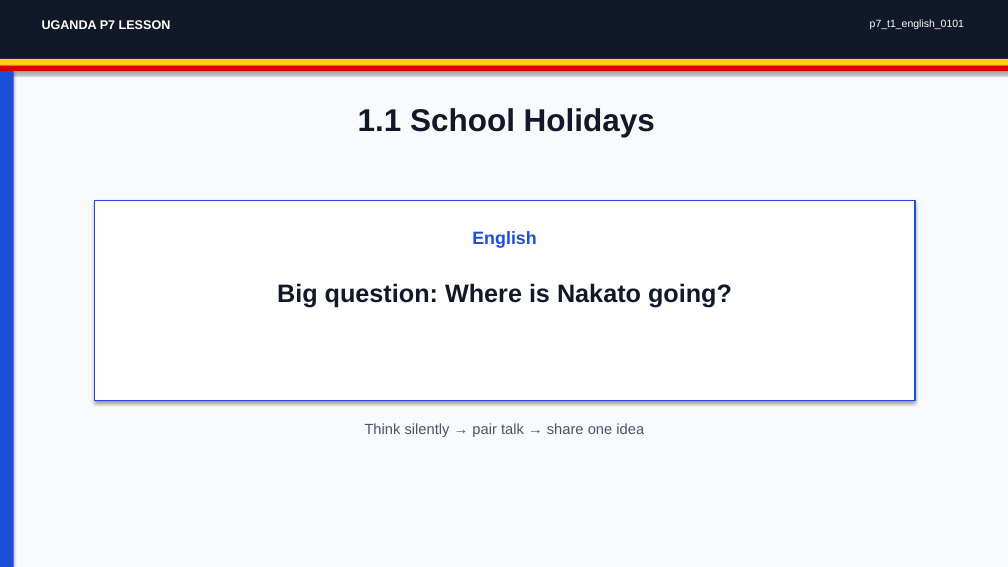
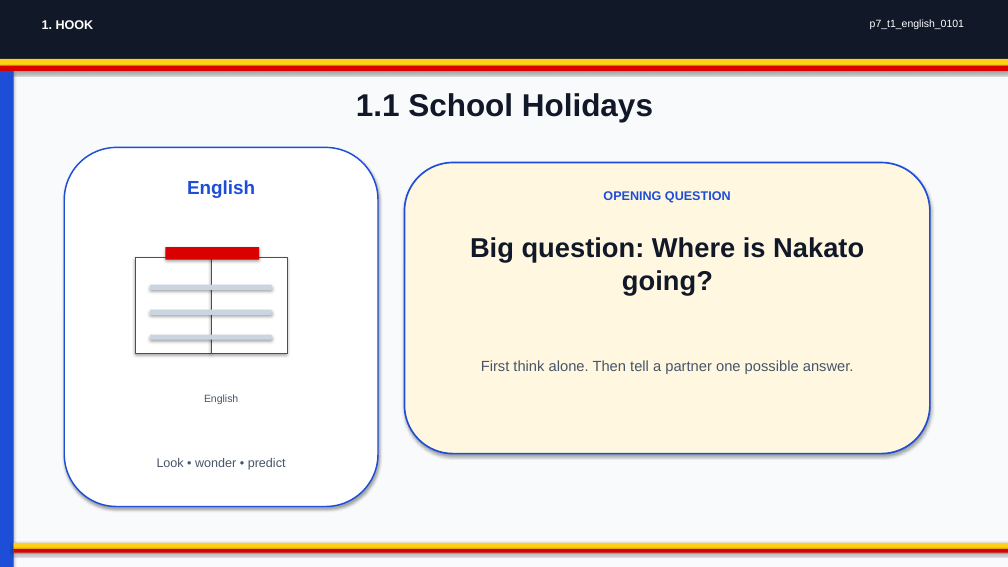
Before and after one commit to yousunjung84-edu/uganda-p7-mvp-20260629, a slide deck: slide 1 of uganda-p7-mvp/p7_t1_english_0101/p7_t1_english_0101.pptx. Drawn at 1008x567 pixels with LibreOffice and Linux fonts; fonts in the diff are those of the drawing. Boxes give left, top, right and bottom in pixels: in the first picture for what was removed or moved away, otherwise in the second. Text is boxed around its words. In the diff, an @@ line names an element or a change of style, - is before the commit and + after.

```diff
--- a/uganda-p7-mvp/p7_t1_english_0101/p7_t1_english_0101.pptx
+++ b/uganda-p7-mvp/p7_t1_english_0101/p7_t1_english_0101.pptx
@@ text at (x1=42, y1=20, x2=94, y2=29): text changed @@
-UGANDA P7 LESSON
+1. HOOK
@@ text "1.1 School Holidays" moved from (x1=358, y1=108, x2=655, y2=137) to (x1=356, y1=93, x2=653, y2=122) @@
@@ rounded rectangle added at (x1=64, y1=147, x2=378, y2=507), fill #FFFFFF, outline #1D4ED8 1.4 pt, 18 pt, text #1D4ED8, bold @@
+English
@@ rounded rectangle added at (x1=405, y1=163, x2=930, y2=454), fill #FFF7E0, outline #1D4ED8 1.6 pt @@
@@ rectangle removed at (x1=95, y1=200, x2=915, y2=401) @@
@@ text added at (x1=603, y1=191, x2=731, y2=203), 12 pt, text #1D4ED8, bold @@
+OPENING QUESTION
@@ text "Big question: Where is Nakato ..." moved from (x1=277, y1=283, x2=732, y2=308) to (x1=470, y1=237, x2=864, y2=295) @@
@@ text "Big question: Where is Nakato ..." at (x1=470, y1=237, x2=864, y2=295): size 24 to 26 pt @@
@@ rectangle added at (x1=135, y1=258, x2=211, y2=353), fill #FFFFFF, outline #1D4ED8 0.8 pt @@
@@ rectangle added at (x1=166, y1=247, x2=259, y2=259), fill #D90000 @@
@@ rectangle added at (x1=211, y1=258, x2=287, y2=353), fill #FFFFFF, outline #1D4ED8 0.8 pt @@
@@ rectangle added at (x1=150, y1=285, x2=272, y2=290), fill #CBD5E1 @@
@@ rectangle added at (x1=150, y1=309, x2=272, y2=315), fill #CBD5E1 @@
@@ rectangle added at (x1=150, y1=334, x2=272, y2=340), fill #CBD5E1 @@
@@ text added at (x1=481, y1=360, x2=854, y2=374), 14 pt, text #475569 @@
+First think alone. Then tell a partner one possible answer.
@@ text "English" moved from (x1=472, y1=231, x2=536, y2=248) to (x1=204, y1=394, x2=238, y2=404) @@
@@ text "English" at (x1=204, y1=394, x2=238, y2=404): size 17 to 10 pt, text colour #1D4ED8 to #475569, bold off @@
@@ text removed at (x1=365, y1=423, x2=644, y2=437) @@
-Think silently → pair talk → share one idea
@@ text added at (x1=157, y1=458, x2=286, y2=470), 12 pt, text #475569 @@
+Look • wonder • predict
@@ rectangle added at (x1=14, y1=543, x2=1008, y2=549), fill #FCD116 @@
@@ rectangle added at (x1=14, y1=549, x2=1008, y2=553), fill #D90000 @@
```
Also in this commit, not shown: 7 other slides changed, 34 other files.
